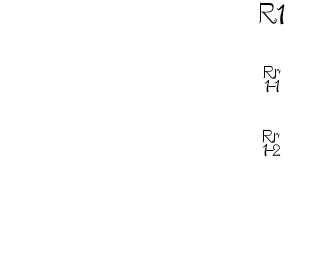
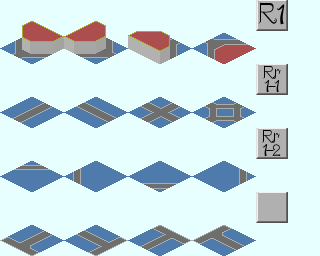
Layered file, before and after one edit (320×256). Changes by layer:
added layer "Image" over [0, 0, 320, 256]
